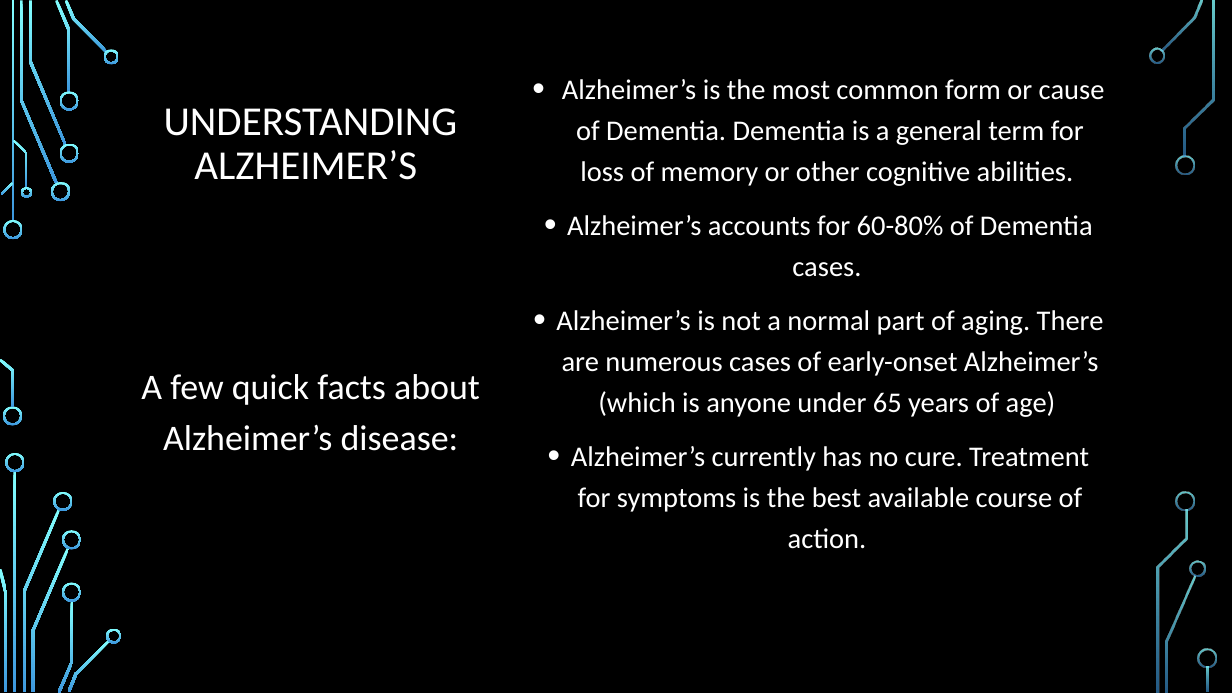
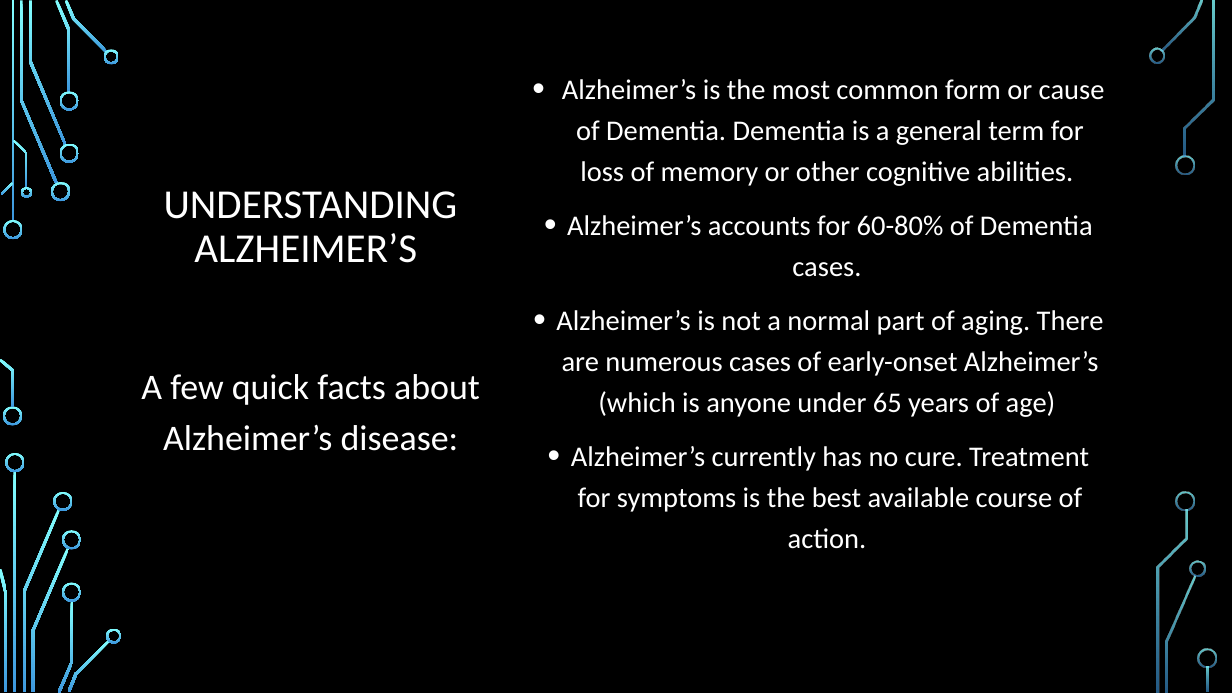
Before and after one commit to MrBardot/Trends-in-Alzheimers-Disease-Fatalities-in-the-United-States-and-Tennessee-from-1999-2018.-, a slide deck: slide 16 of Presentation/Alzheimer’s Disease Trends in the United States.pptx. Drawn at 1232x693 pixels with LibreOffice and Linux fonts; fonts in the diff are those of the drawing; background and template pictures are left out. Boxes give left, top, right and bottom in pixels: in the first picture for what was removed or moved away, otherwise in the second. Text is boxed around its words. In the diff, an @@ line names an element or a change of style, - is before the commit and + after.

```diff
--- a/Presentation/Alzheimer’s Disease Trends in the United States.pptx
+++ b/Presentation/Alzheimer’s Disease Trends in the United States.pptx
@@ title "UNDERSTANDING ALZHEIMER’S": place and size @@
-title "UNDERSTANDING ALZHEIMER’S" at [164, 108, 458, 180]
+title "UNDERSTANDING ALZHEIMER’S" at [164, 191, 458, 263]
```
Also in this commit, not shown: 1 other slide changed, 6 slides added, 1 slide removed.
